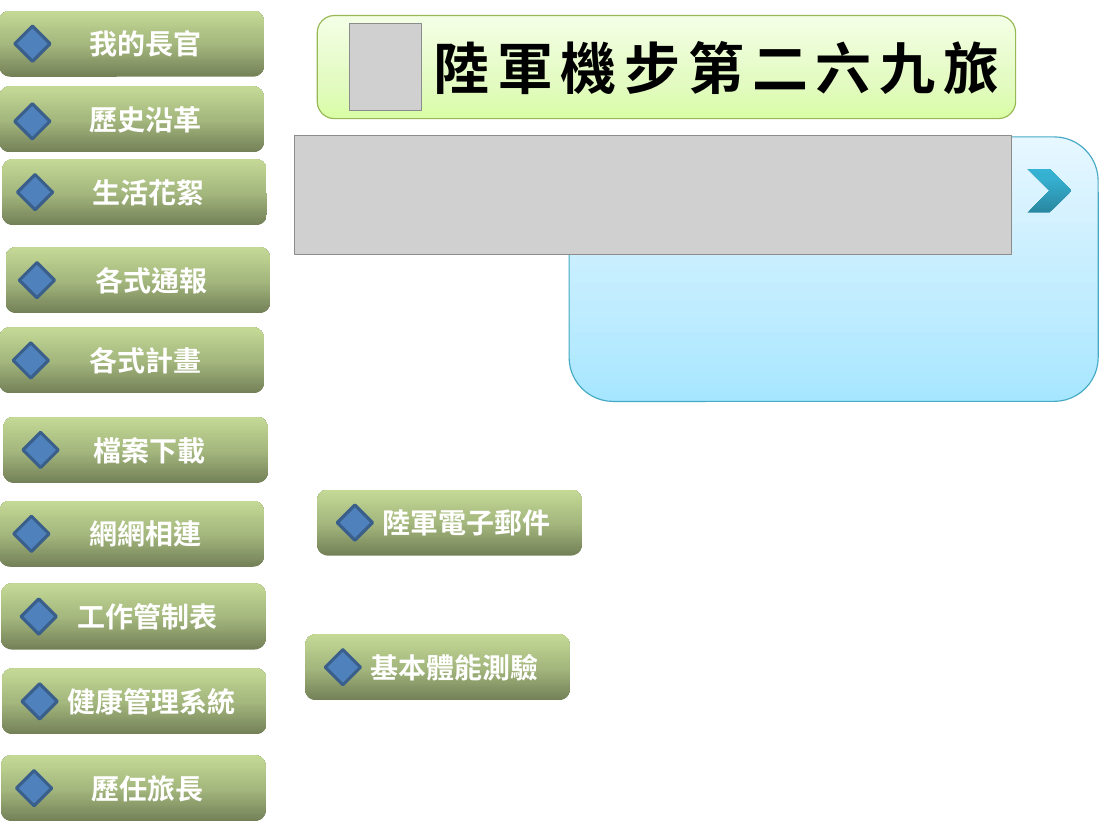
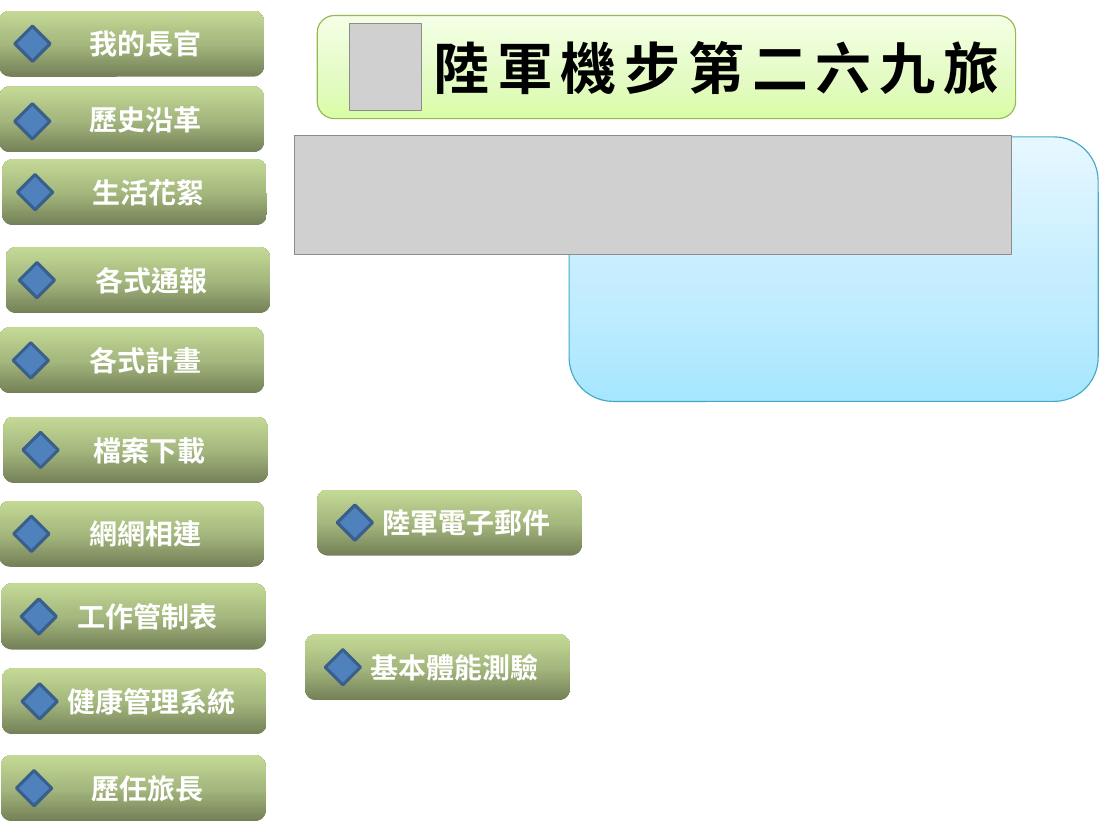
Before and after one commit to jian-hao/Website_269, a slide deck: slide 1 of images/_makingIMG.pptx. Drawn at 1120x840 pixels with LibreOffice and Linux fonts; fonts in the diff are those of the drawing; grey boxes stand for pictures. Boxes give left, top, right and bottom in pixels: in the first picture for what was removed or moved away, otherwise in the second. Text is boxed around its words. In the diff, an @@ line names an element or a change of style, - is before the commit and + after.

```diff
--- a/images/_makingIMG.pptx
+++ b/images/_makingIMG.pptx
@@ chevron removed at box(1027, 169, 1071, 213) @@
```
Also in this commit, not shown: 40 other files.
